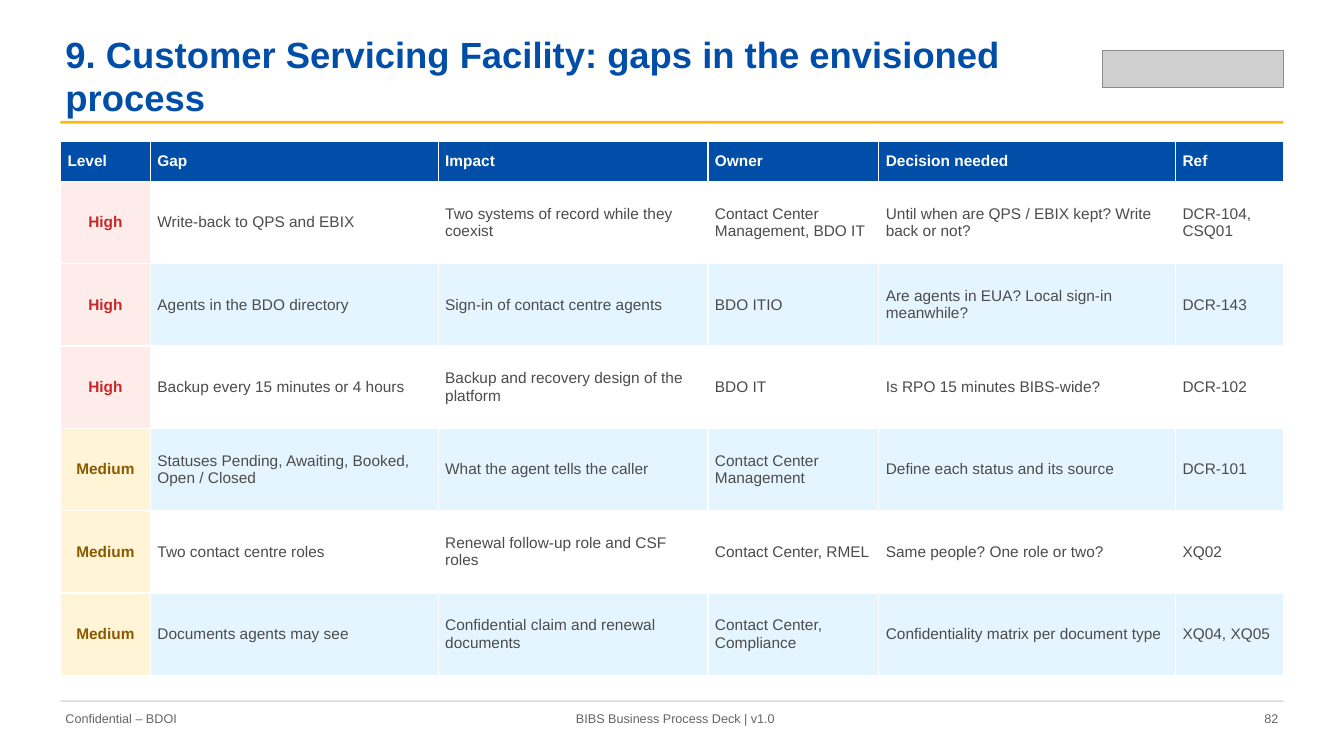
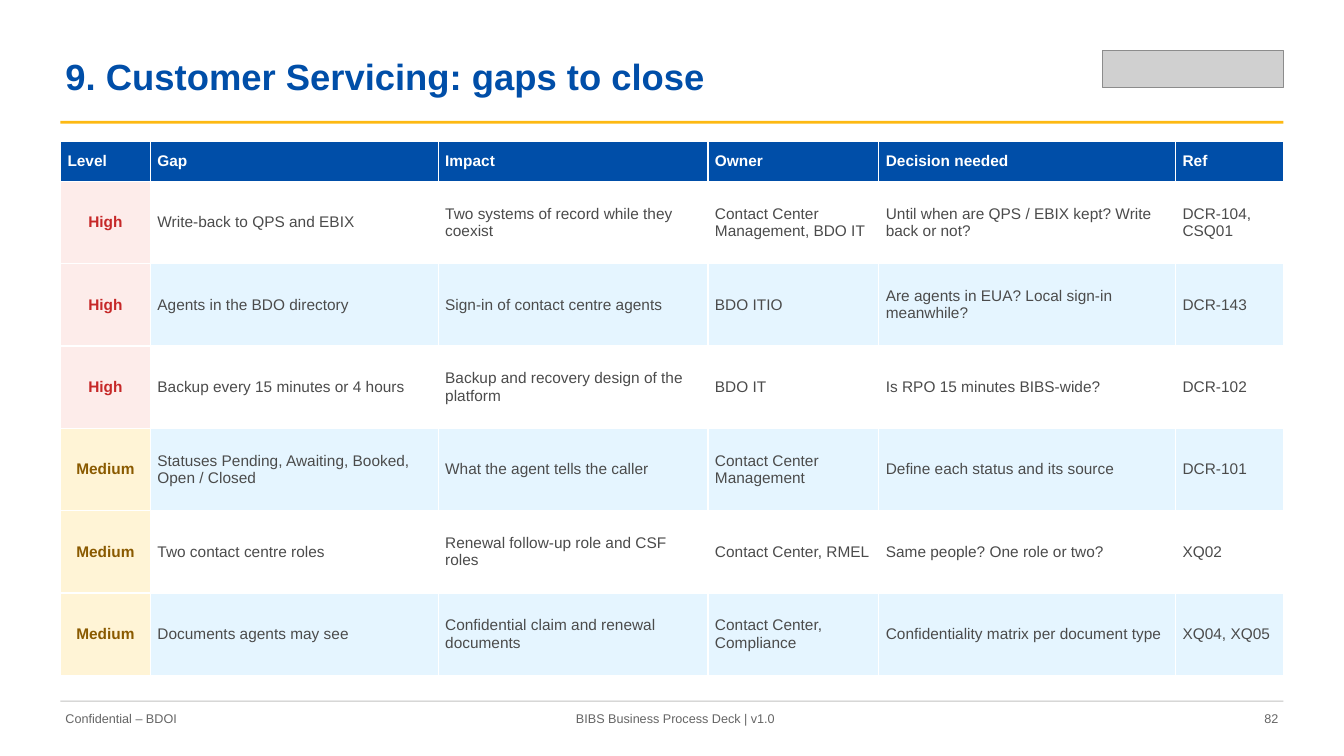
Before and after one commit to IortaTexhNXT-DEV/FinVerse, a slide deck: slide 82 of docs/deliverables/out/Decks/BIBS_Deck_BRD-00_Business_Process_AsIs_Envisioned_BestPractice_v1.0.pptx. Drawn at 1344x756 pixels with LibreOffice and Linux fonts; fonts in the diff are those of the drawing; grey boxes stand for pictures. Boxes give left, top, right and bottom in pixels: in the first picture for what was removed or moved away, otherwise in the second. Text is boxed around its words. In the diff, an @@ line names an element or a change of style, - is before the commit and + after.

```diff
--- a/docs/deliverables/out/Decks/BIBS_Deck_BRD-00_Business_Process_AsIs_Envisioned_BestPractice_v1.0.pptx
+++ b/docs/deliverables/out/Decks/BIBS_Deck_BRD-00_Business_Process_AsIs_Envisioned_BestPractice_v1.0.pptx
@@ text at (65, 63, 704, 97): text changed @@
-9. Customer Servicing Facility: gaps in the envisioned process
+9. Customer Servicing: gaps to close
```
Also in this commit, not shown: 39 other slides changed, 11 other files.
